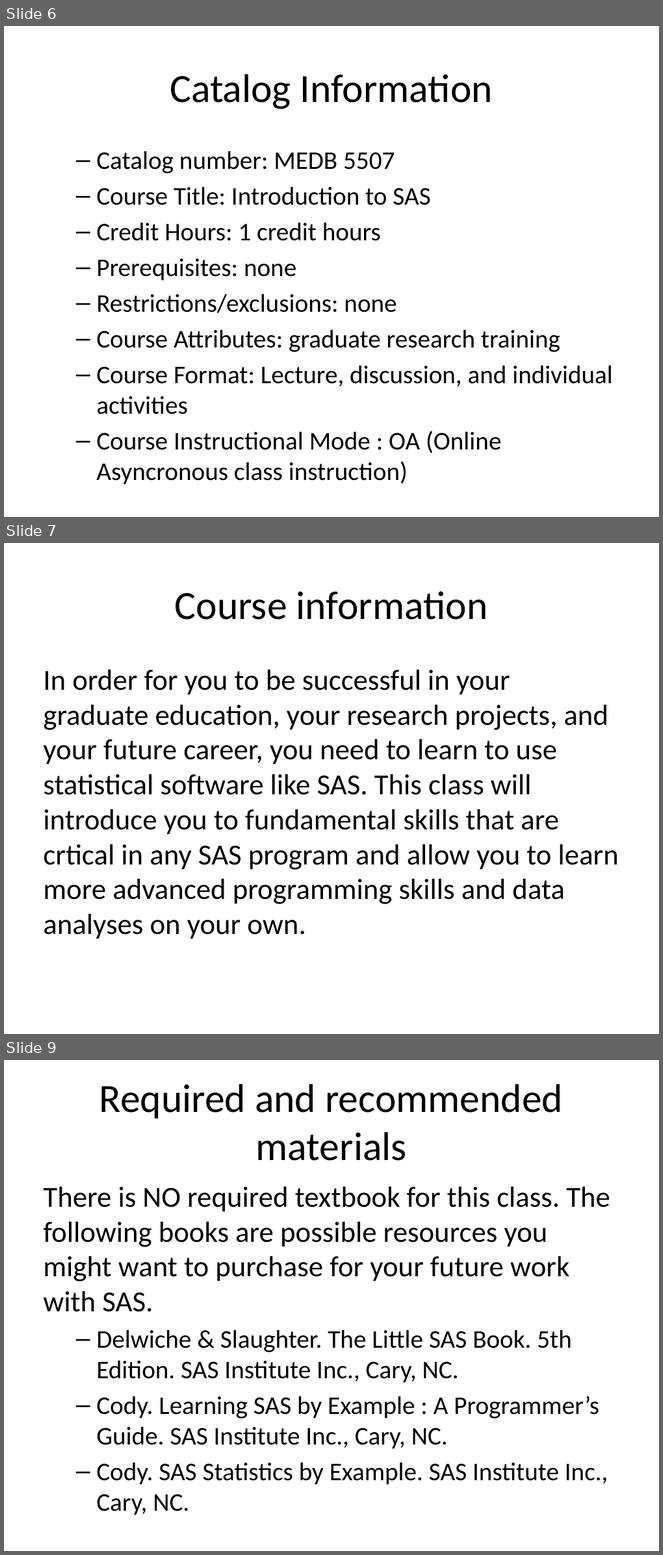
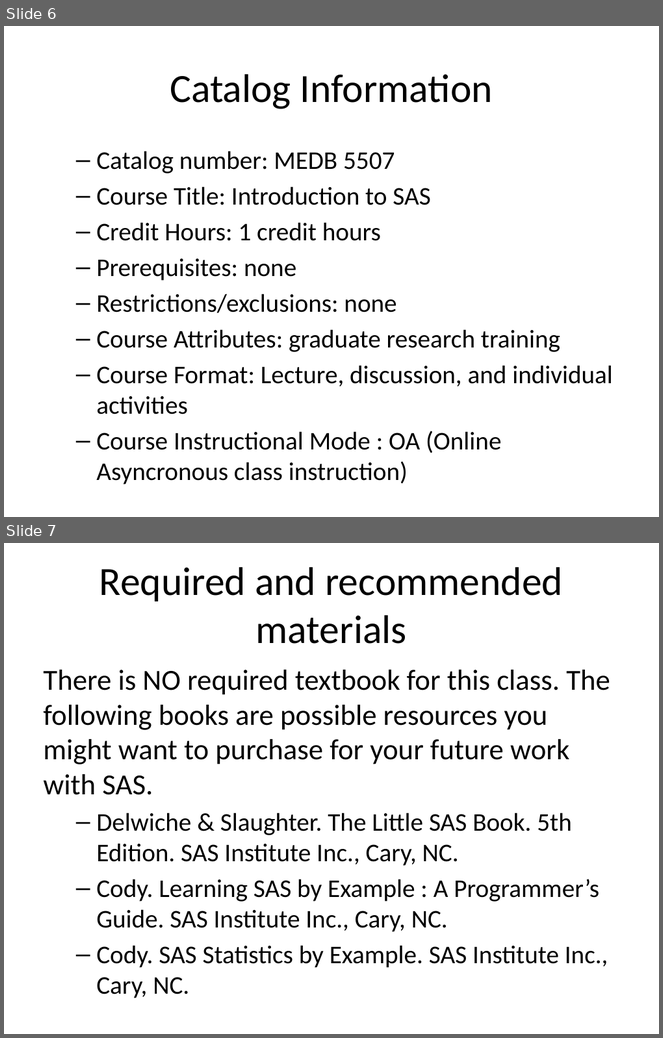
Before and after one commit to pmean/introduction-to-SAS, a slide deck: basics_syllabus/results/syllabus.pptx. Shown one above the other, each under a label of ours: slides 6, 7 and 9 before the commit, slides 6 and 7 after it; the slides between them are not shown. The pictures are 663x1555 and 663x1038 pixels, drawn with LibreOffice and Linux fonts; fonts in the diff are those of the drawing. Boxes give left, top, right and bottom in pixels: in the first picture for what was removed or moved away, otherwise in the second. Text is boxed around its words. In the diff, an @@ line names an element or a change of style, - is before the commit and + after.

```diff
--- a/basics_syllabus/results/syllabus.pptx
+++ b/basics_syllabus/results/syllabus.pptx
@@ slide 7 removed at (4,543,659,1034), background #FFFFFF @@
@@ title removed at (175,591,488,620) @@
-Course information
@@ text removed at (43,670,619,939) @@
-In order for you to be successful in your graduate education, your research projects, and your future career, you need to learn to use statistical software like SAS. This class will introduce you to fundamental skills that are crtical in any SAS program and allow you to learn more advanced programming skills and data analyses on your own.
@@ what was slide 9 is now slide 7 @@
```
Also in this commit, not shown: 2 slides changed, 1 slide added, 1 other slide removed, 12 other files.
